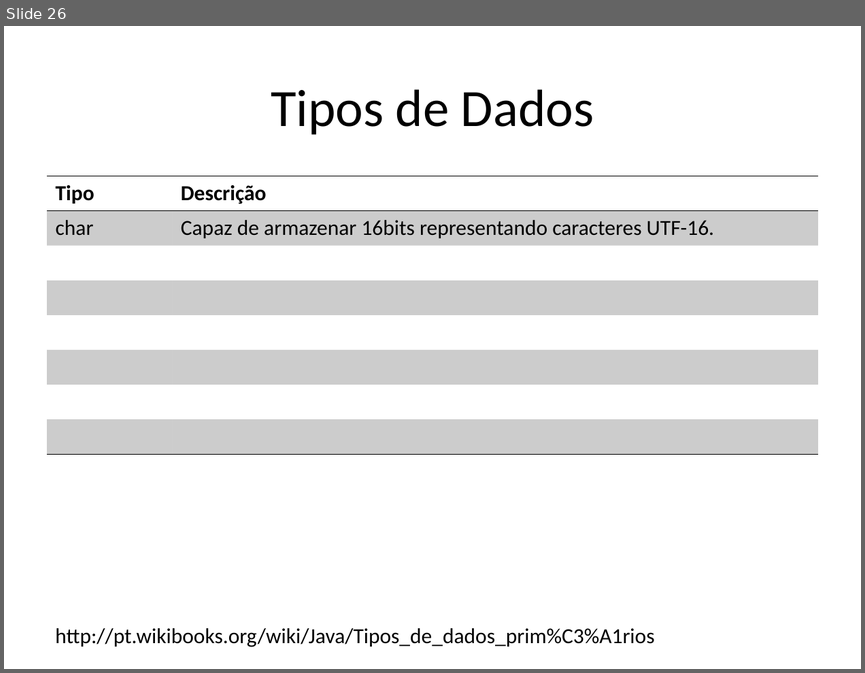
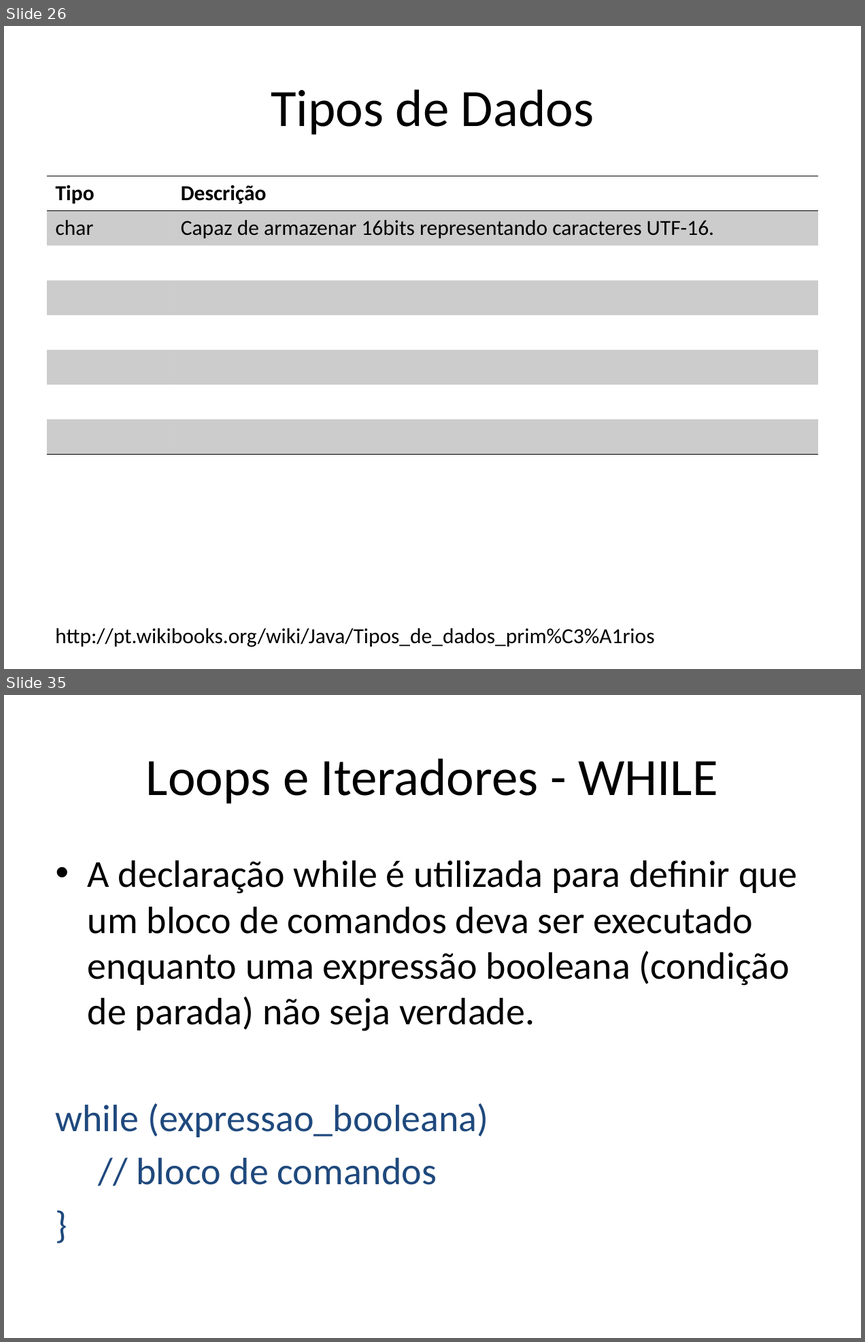
Before and after one commit to renanlessa/CursoJava, a slide deck: Documentos/Curso Java.pptx. Shown one above the other, each under a label of ours: slide 26 before the commit, slides 26 and 35 after it; the slides between them are not shown. The pictures are 865x673 and 865x1342 pixels, drawn with LibreOffice and Linux fonts; fonts in the diff are those of the drawing. Boxes give left, top, right and bottom in pixels: in the first picture for what was removed or moved away, otherwise in the second. Text is boxed around its words. In the diff, an @@ line names an element or a change of style, - is before the commit and + after.

```diff
--- a/Documentos/Curso Java.pptx
+++ b/Documentos/Curso Java.pptx
@@ slide 35 added at <box>4,695,861,1338</box>, background #FFFFFF @@
@@ title added at <box>146,758,718,804</box>, 44 pt, text #000000 @@
+Loops e Iteradores - WHILE
@@ text added at <box>56,860,798,1185</box>, 32 pt, text #000000 @@
+• A declaração while é utilizada para definir que um bloco de comandos deva ser executado enquanto uma expressão booleana (condição de parada) não seja verdade.
+while (expressao_booleana)
+// bloco de comandos
+}
```
Also in this commit, not shown: 1 slide changed, 9 other slides added, 21 other files.
